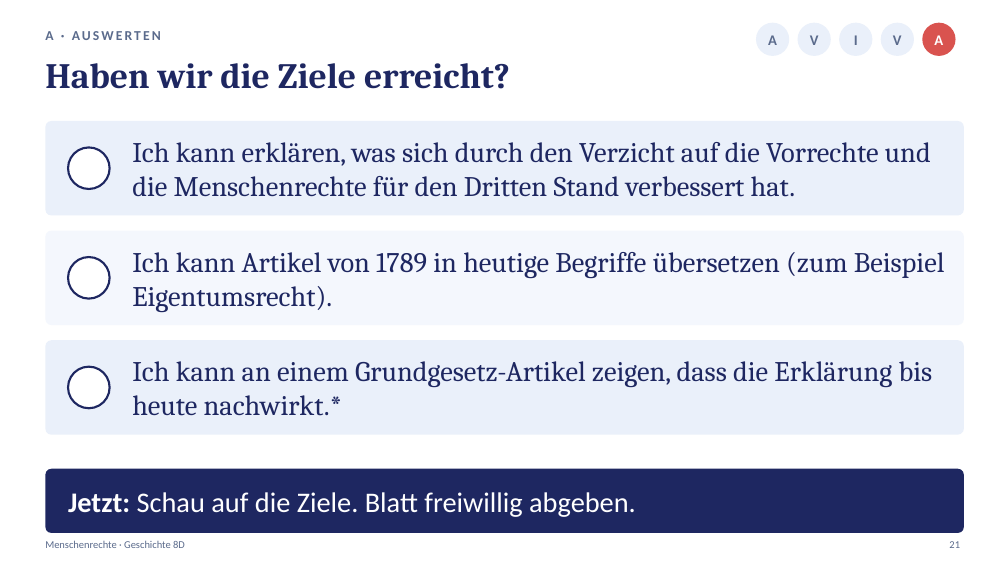
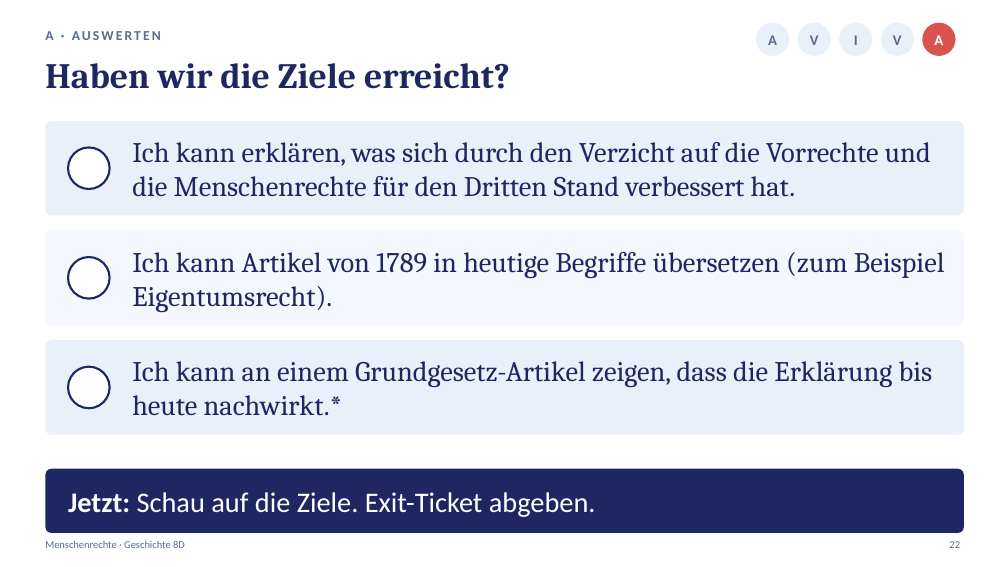
Before and after one commit to golzkonstantin-gif/Schule, a slide deck: slide 22 of Geschichte_8D/Stunde4_Menschenrechte/Praesentation_Stunde4_Menschenrechte_8D.pptx (slide 21 before the commit). Drawn at 1008x567 pixels with LibreOffice and Linux fonts; fonts in the diff are those of the drawing. Boxes give left, top, right and bottom in pixels: in the first picture for what was removed or moved away, otherwise in the second. Text is boxed around its words. In the diff, an @@ line names an element or a change of style, - is before the commit and + after.

```diff
--- a/Geschichte_8D/Stunde4_Menschenrechte/Praesentation_Stunde4_Menschenrechte_8D.pptx
+++ b/Geschichte_8D/Stunde4_Menschenrechte/Praesentation_Stunde4_Menschenrechte_8D.pptx
@@ text at box(68, 492, 596, 517): text changed @@
-Jetzt: Schau auf die Ziele. Blatt freiwillig abgeben.
+Jetzt: Schau auf die Ziele. Exit-Ticket abgeben.
```
Also in this commit, not shown: 5 other slides changed, 3 slides added, 2 slides removed, 18 other files.
